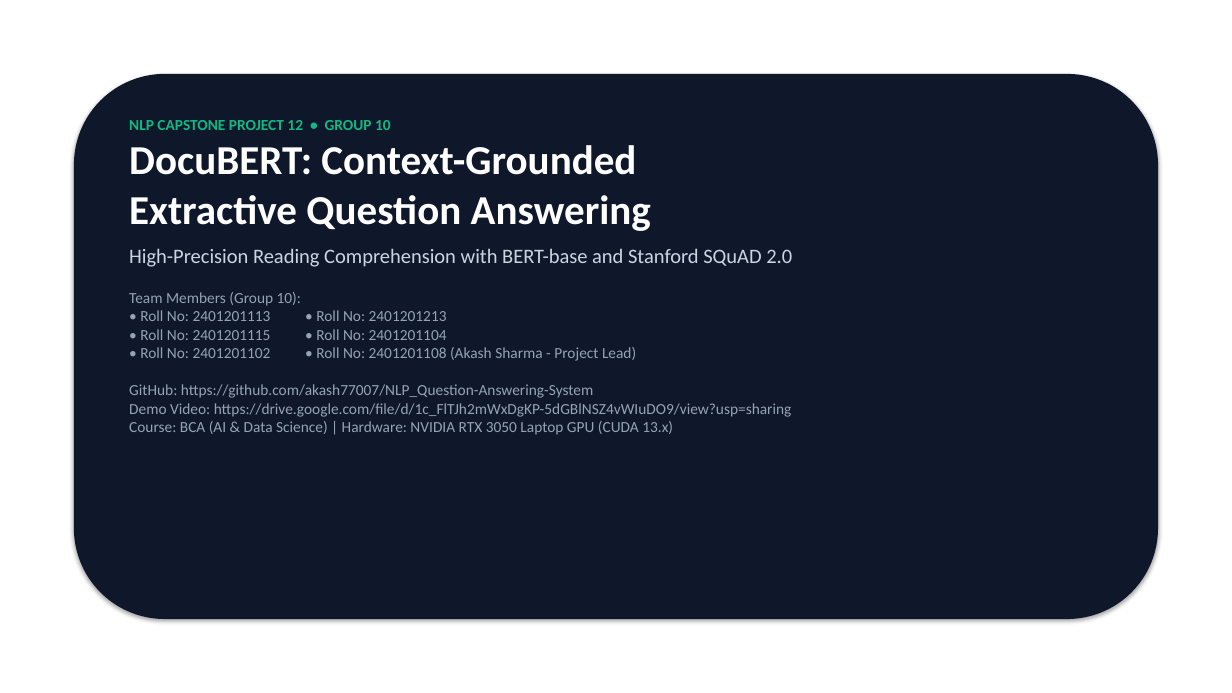
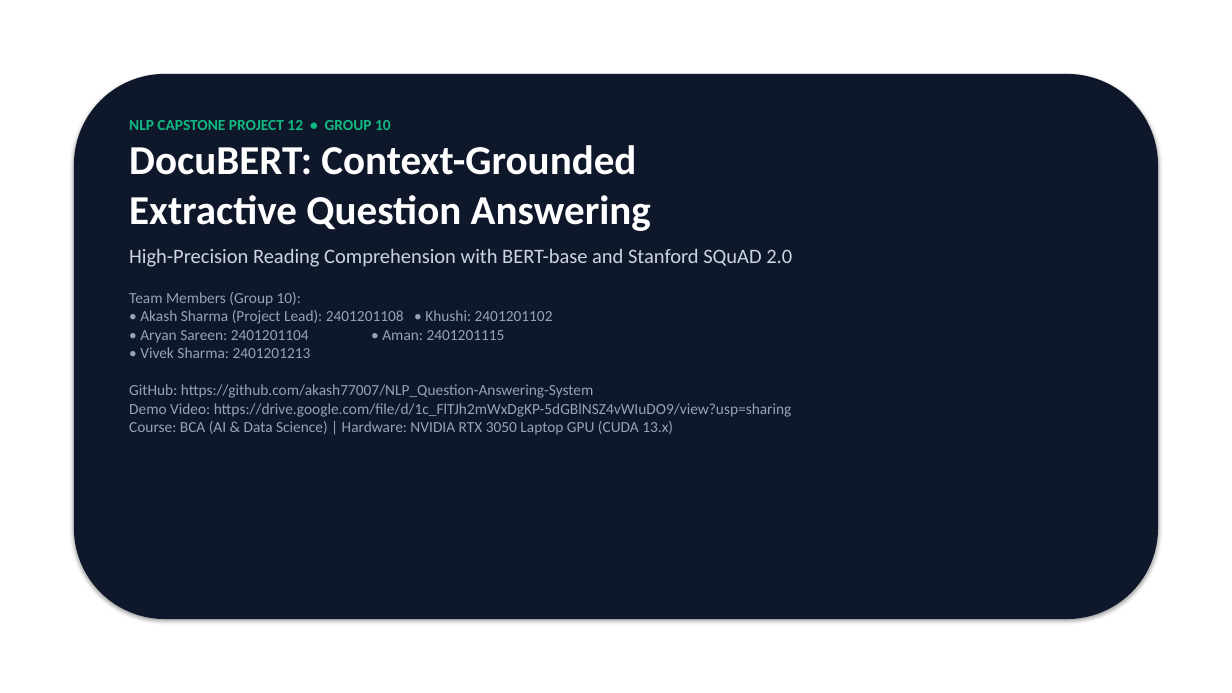
Before and after one commit to akash77007/NLP_Question-Answering-System, a slide deck: slide 1 of docs/Project_12_Presentation.pptx. Drawn at 1232x693 pixels with LibreOffice and Linux fonts; fonts in the diff are those of the drawing. Boxes give left, top, right and bottom in pixels: in the first picture for what was removed or moved away, otherwise in the second. Text is boxed around its words. In the diff, an @@ line names an element or a change of style, - is before the commit and + after.

Commit message:
docs: update team members with verified names and roll numbers, remove inactive member, and recompile PDF report and PPTX

```diff
--- a/docs/Project_12_Presentation.pptx
+++ b/docs/Project_12_Presentation.pptx
@@ text at (129, 292, 792, 435): text changed @@
-Team Members (Group 10):
-• Roll No: 2401201113 • Roll No: 2401201213
-• Roll No: 2401201115 • Roll No: 2401201104
-• Roll No: 2401201102 • Roll No: 2401201108 (Akash Sharma - Project Lead)
-GitHub: https://github.com/akash77007/NLP_Question-Answering-System
-Demo Video: https://drive.google.com/file/d/1c_FlTJh2mWxDgKP-5dGBlNSZ4vWIuDO9/view?usp=sharing
-Course: BCA (AI & Data Science) | Hardware: NVIDIA RTX 3050 Laptop GPU (CUDA 13.x)
+Team Members (Group 10):
+• Akash Sharma (Project Lead): 2401201108 • Khushi: 2401201102
+• Aryan Sareen: 2401201104 • Aman: 2401201115
+• Vivek Sharma: 2401201213
+GitHub: https://github.com/akash77007/NLP_Question-Answering-System
+Demo Video: https://drive.google.com/file/d/1c_FlTJh2mWxDgKP-5dGBlNSZ4vWIuDO9/view?usp=sharing
+Course: BCA (AI & Data Science) | Hardware: NVIDIA RTX 3050 Laptop GPU (CUDA 13.x)
```
Also in this commit, not shown: 8 other files.
